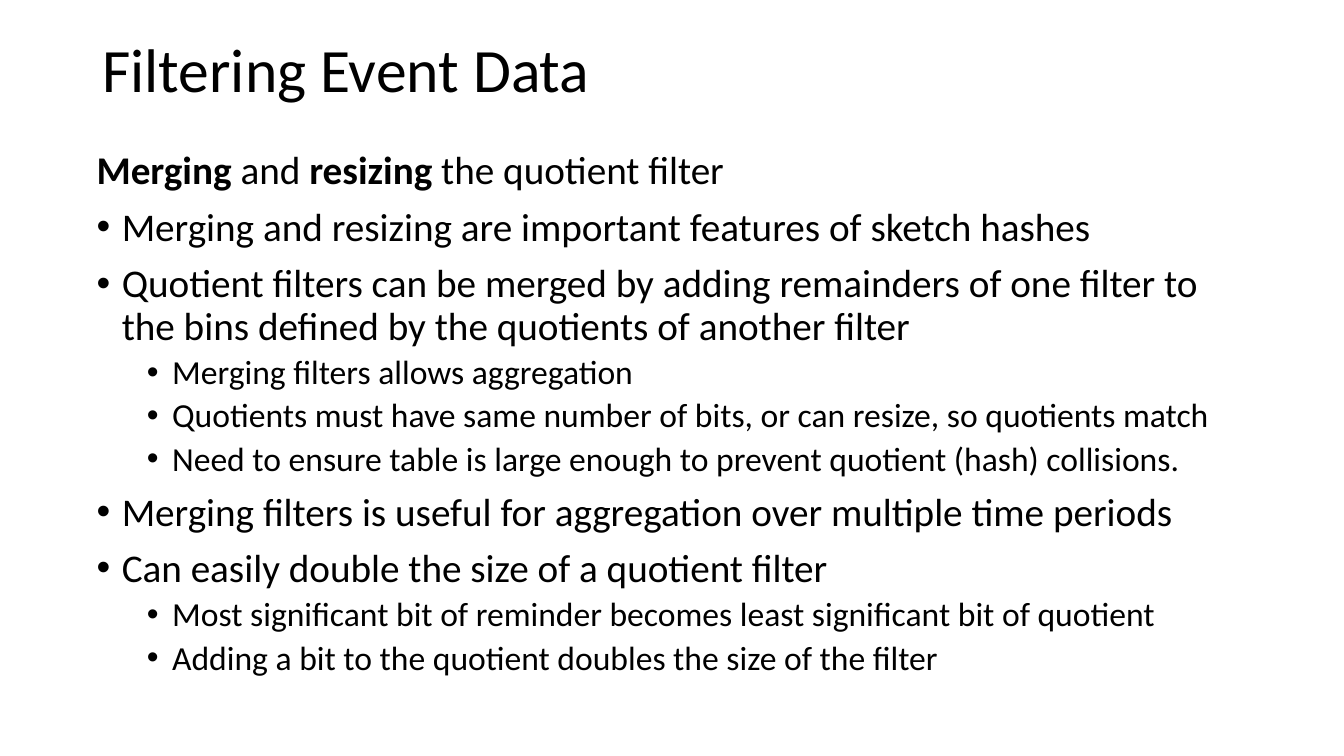
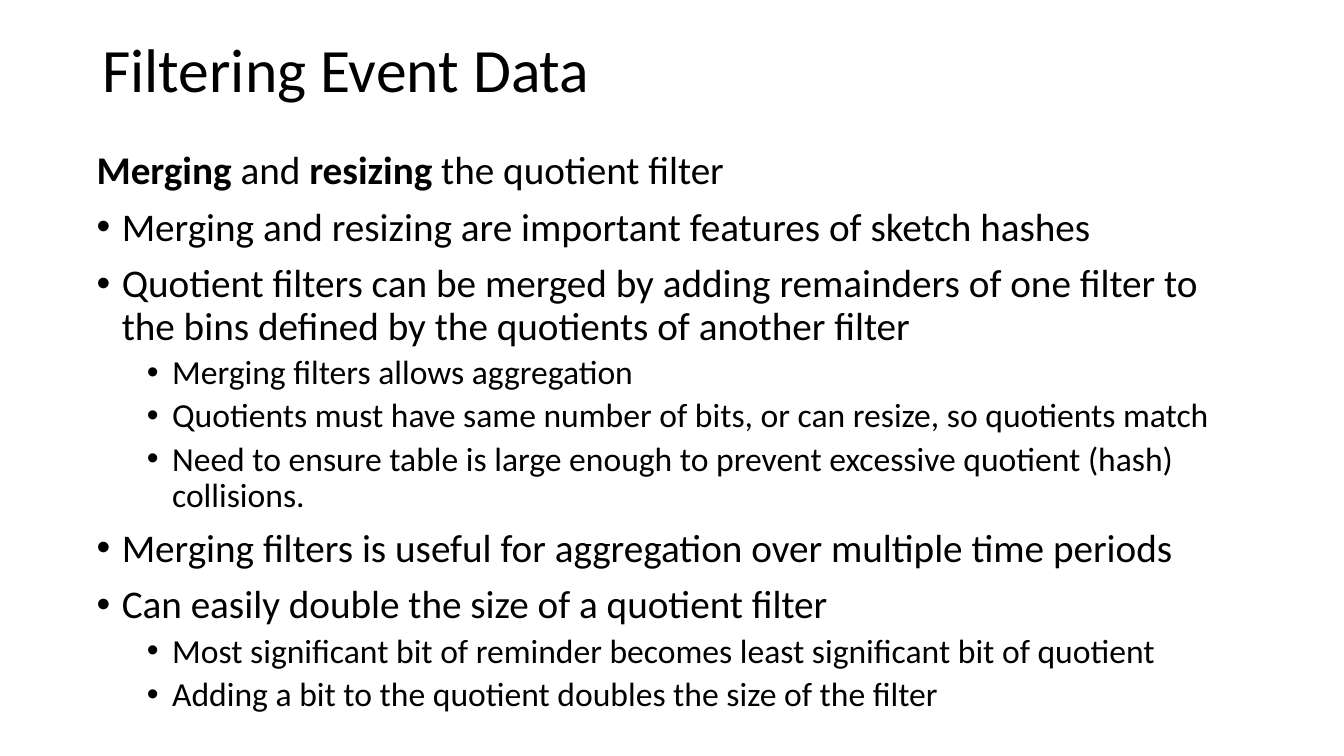
Before and after one commit to StephenElston/CSCI-E-108, a slide deck: slide 65 of slides/6_OnlineAnalytics_Part1.pptx (slide 64 before the commit). Drawn at 1344x756 pixels with LibreOffice and Linux fonts; fonts in the diff are those of the drawing. Boxes give left, top, right and bottom in pixels: in the first picture for what was removed or moved away, otherwise in the second. Text is boxed around its words. In the diff, an @@ line names an element or a change of style, - is before the commit and + after.

Commit message:
Typo corrections from lecture

```diff
--- a/slides/6_OnlineAnalytics_Part1.pptx
+++ b/slides/6_OnlineAnalytics_Part1.pptx
@@ text at box(172, 446, 1173, 508): text changed @@
-  • Need to ensure table is large enough to prevent quotient (hash) collisions.
+  • Need to ensure table is large enough to prevent excessive quotient (hash) collisions.
```
Also in this commit, not shown: 9 other slides changed, 1 slide added.
